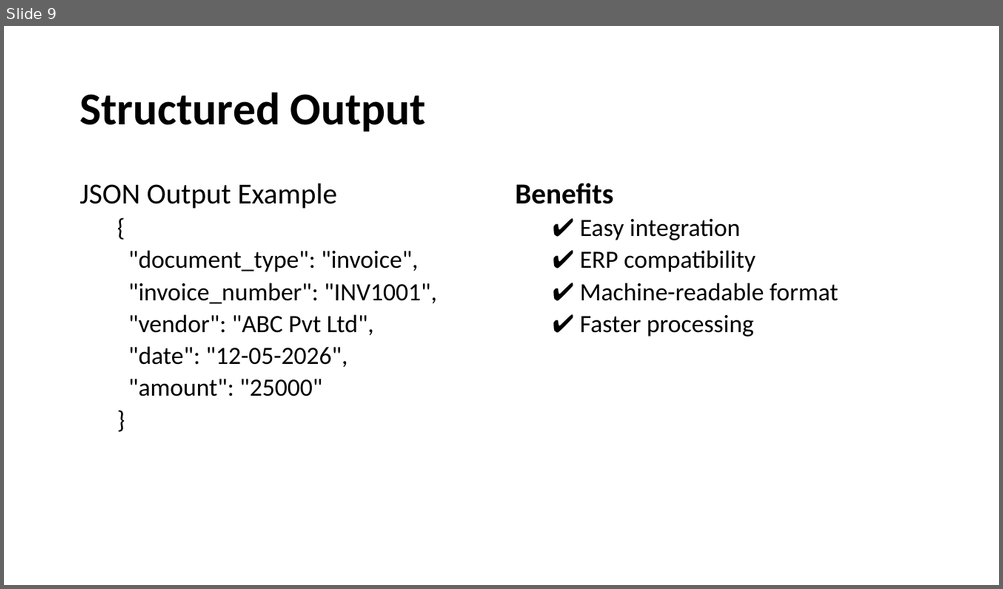
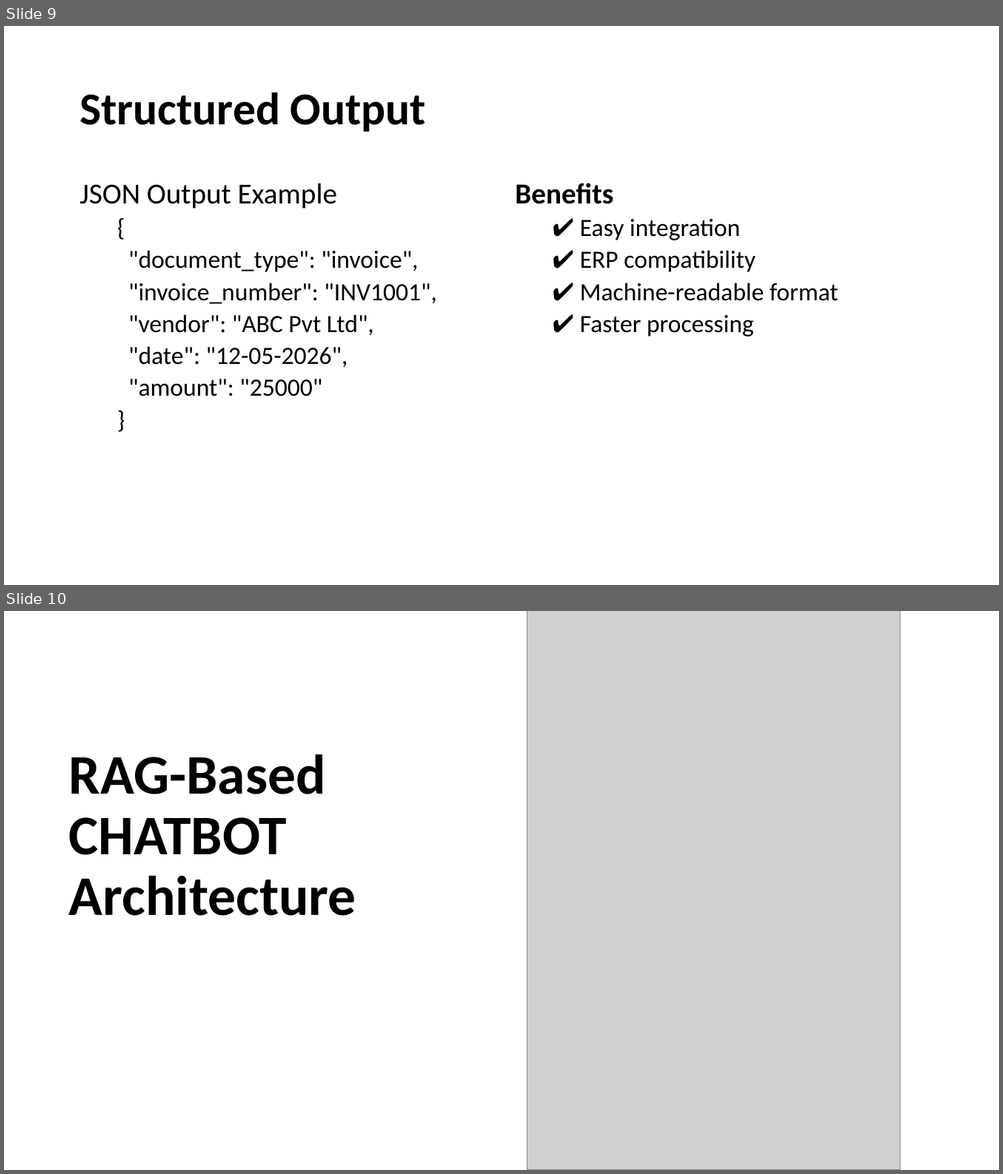
Before and after one commit to dev-prasath/IDP-System-AI, a slide deck: INTELLIGENT DOCUMENT PROCESSING SYSTEM.pptx. Shown one above the other, each under a label of ours: slide 9 before the commit, slides 9 and 10 after it. The pictures are 1003x589 and 1003x1174 pixels, drawn with LibreOffice and Linux fonts; fonts in the diff are those of the drawing; grey boxes stand for pictures. Boxes give left, top, right and bottom in pixels: in the first picture for what was removed or moved away, otherwise in the second. Text is boxed around its words. In the diff, an @@ line names an element or a change of style, - is before the commit and + after.

```diff
--- a/INTELLIGENT DOCUMENT PROCESSING SYSTEM.pptx
+++ b/INTELLIGENT DOCUMENT PROCESSING SYSTEM.pptx
@@ slide 10 added at bbox=[4, 611, 999, 1170], background #FFFFFF @@
@@ picture added at bbox=[527, 611, 900, 1170] @@
@@ title added at bbox=[69, 755, 356, 916], 54 pt, text #000000, bold @@
+RAG-Based CHATBOT Architecture
```
Also in this commit, not shown: 4 slides changed, 3 other slides added, 3 slides removed, 7 other files.
